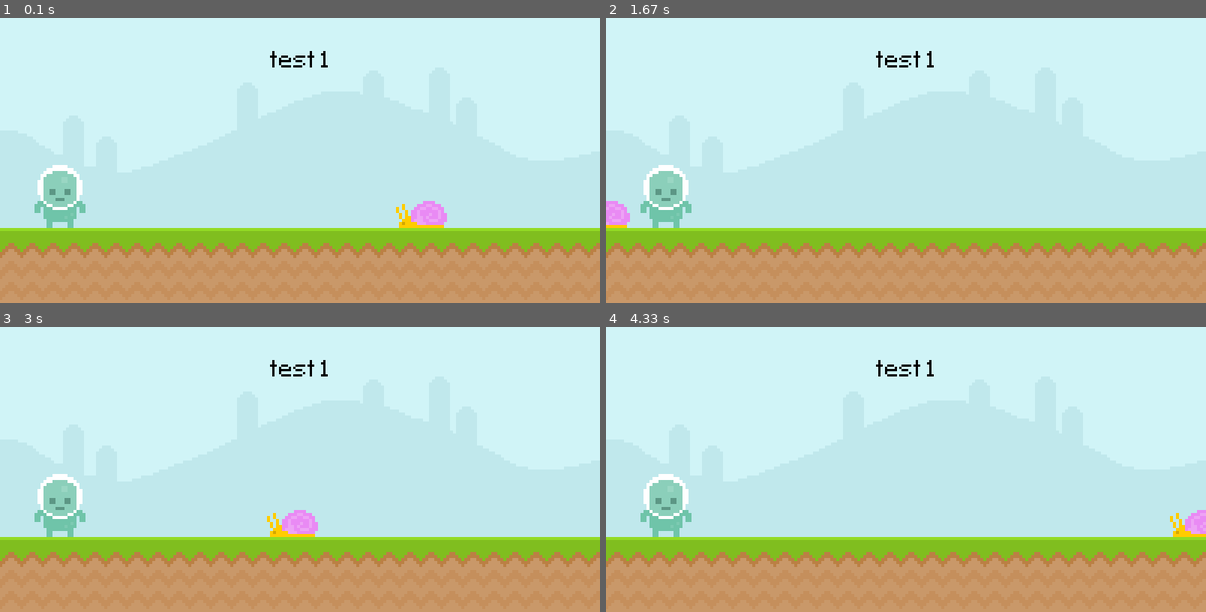
Above: before the commit, frames 1-4 (two rows, left to right).
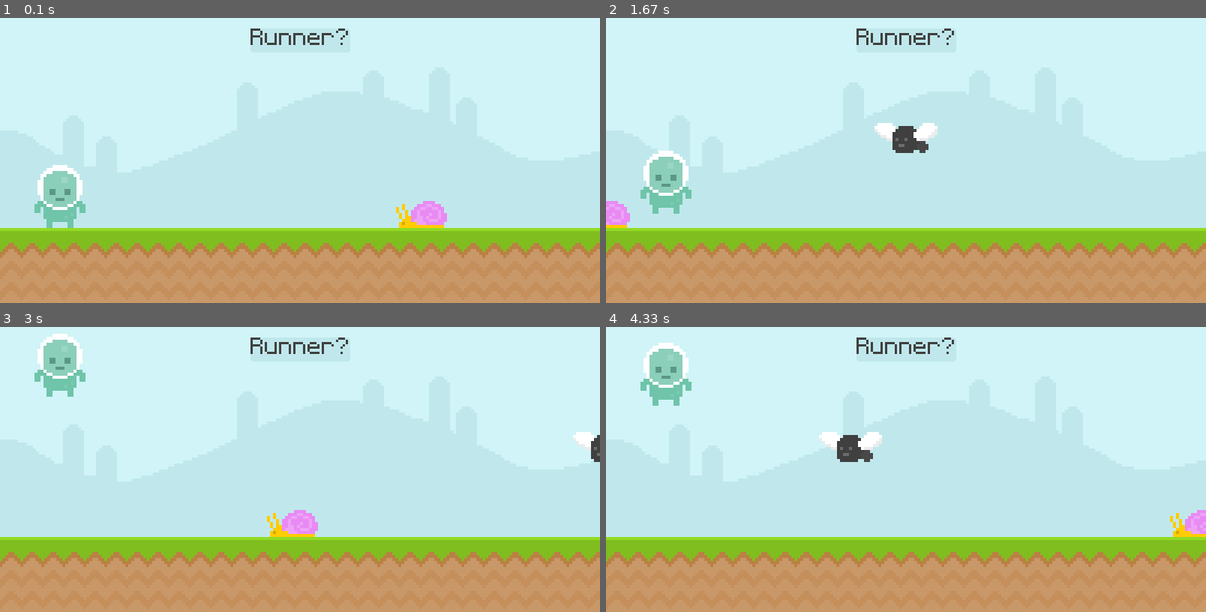
Above: after the commit, the same moments.

Repository: Sendzeagahara/pygame-test-1
Game: pygame game, started from main.py
The game is run twice, just before and just after one commit, with the same random seed, the same clock (stepped at 60 frames per second) and the same inputs.
Inputs:
- Up to frame 1 (0.1 s): no input
- Up to frame 2 (1.67 s): tap Space at 0.33, 0.73, 1.03, 1.23, 1.57 s
- Up to frame 3 (3 s): tap Space at 1.87, 2.07, 2.37, 2.63 s
- Up to frame 4 (4.33 s): tap Space at 3.4, 3.8, 4.1 s

The runs differ from the first frame. In frame 1, 0.4% of the frame differs, in the area x 41-58%, y 3-18%; in frame 2, 2.6%; in frame 3, 3.4%; in frame 4, 3.9%, in the area x 5-58%, y 3-74%.

Commit message:
Now we're jumping

Diff:
--- a/main.py
+++ b/main.py
@@ -10,34 +10,55 @@
 sky_surface = pygame.image.load('graphics/Sky.png').convert_alpha()
 ground_surface = pygame.image.load('graphics/Ground.png').convert_alpha()
 
-greet_surface = main_font.render('test 1', False, 'Black')
-greet_rectangle = greet_surface.get_rect(center=(400, 80))
+greet_surface = main_font.render('Runner?', False, (64, 64, 64))
+greet_rectangle = greet_surface.get_rect(center=(400, 50))
 
 player_surface = pygame.image.load('graphics/Player/Player_stand.png').convert_alpha()
 player_rectangle = player_surface.get_rect(midbottom=(80, 300))
+player_gravity = 0
 
 snail_surface = pygame.image.load('graphics/Snail/Snail1.png').convert_alpha()
 snail_rectangle = snail_surface.get_rect(midbottom=(600, 300))
 
+fly_surface = pygame.image.load('graphics/Fly/Fly1.png').convert_alpha()
+fly_rectangle = fly_surface.get_rect(midbottom=(1000, 200))
+
 while True:
+    #event loop
     for event in pygame.event.get():
         if event.type == pygame.QUIT:
             pygame.quit()
             exit()
+        if event.type == pygame.KEYDOWN:
+            if event.key == pygame.K_SPACE and player_rectangle.bottom >= 300:
+                player_gravity = -20
 
+    #environment
     screen.blit(sky_surface, (0, 0))
     screen.blit(ground_surface, (0, 300))
+    pygame.draw.rect(screen, '#c0e8ec', greet_rectangle, border_radius=3)
     screen.blit(greet_surface, greet_rectangle)
 
+    #player
+    player_gravity += 1
+    player_rectangle.y += player_gravity
+    if player_rectangle.bottom > 300:
+        player_rectangle.bottom = 300
     screen.blit(player_surface, player_rectangle)
 
+    #snail
     snail_rectangle.x -= 6
     if snail_rectangle.right <= 0:
         snail_rectangle.left = 800
     screen.blit(snail_surface, snail_rectangle)
 
-    if player_rectangle.colliderect(snail_rectangle):
-        print(1)
+    #fly
+    fly_rectangle.x -= 6
+    if fly_rectangle.right <= 0:
+        fly_rectangle.left = 800
+    screen.blit(fly_surface, fly_rectangle)
+
+    #collisions
 
     pygame.display.update()
     clock.tick(60)
